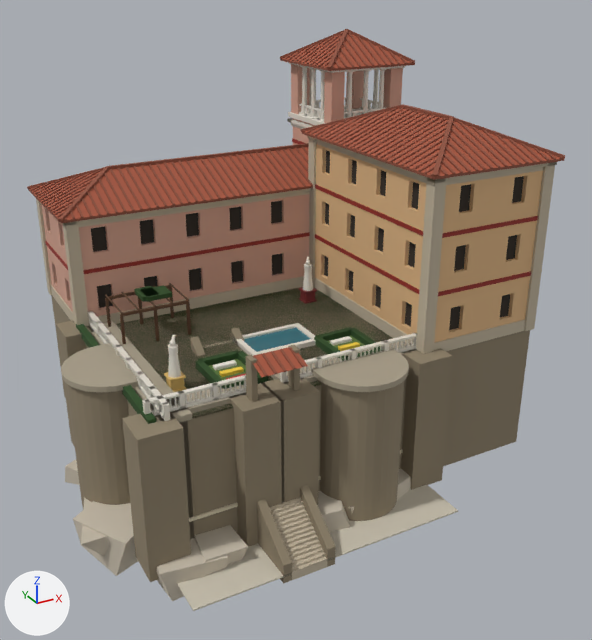
Before and after pictures for a commit that changed the glTF model nero-rome-reader /assets/models/rome/rome_pal_block_c.glb.
Before and after are seen from a camera (50 mm lens) standing at (-27.9, -51.2, 25.6) and looking at (-0.8, -1.9, 0.9). The axes (+X, +Y, +Z) are drawn at lower left. The lights are the same throughout. The older version comes first. Vertices at exactly the same position are counted once.

In view in the first picture: 'rome_pal_block_c'.
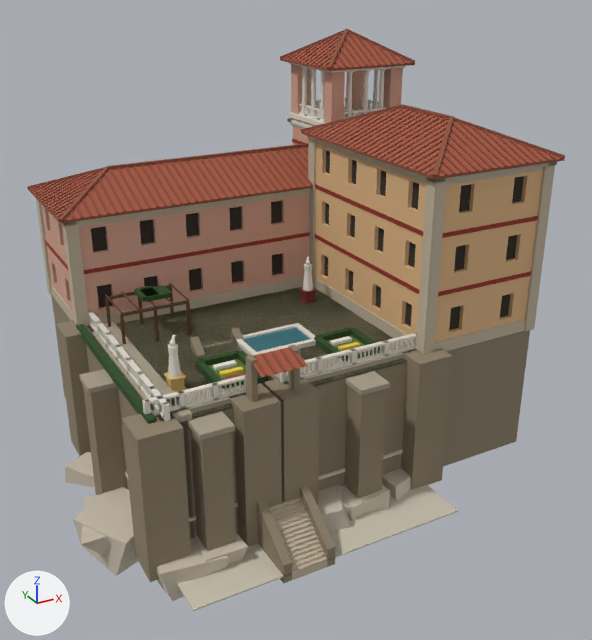
Boxes [x1, y1, x2, y2] around the edits, measured in the pictures (592 x 640 px):
part 1 of me_rome_pal_block_c, added (brown)
    after: [83, 385, 127, 495]
part 2 of me_rome_pal_block_c, added (brown)
    after: [190, 429, 236, 551]
part 3 of me_rome_pal_block_c, added (brown)
    after: [344, 385, 387, 498]
part 4 of me_rome_pal_block_c, added (beige)
    after: [79, 369, 117, 393]
part 5 of me_rome_pal_block_c, added (beige)
    after: [188, 411, 235, 440]
part 6 of me_rome_pal_block_c, added (beige)
    after: [345, 371, 390, 395]
part 7 of me_rome_pal_block_c, deleted (beige)
    before: [61, 343, 138, 392]
part 8 of me_rome_pal_block_c, deleted (brown)
    before: [318, 380, 404, 521]
part 9 of me_rome_pal_block_c, deleted (brown)
    before: [67, 384, 134, 508]
part 10 of me_rome_pal_block_c, deleted (beige)
    before: [312, 349, 409, 392]

Patch to the scene script:
```diff
--- a/nero-rome-reader /assets/models/rome/rome_pal_block_c.glb.py
+++ b/nero-rome-reader /assets/models/rome/rome_pal_block_c.glb.py
@@ mat_gallery_wall @@
+mat_gallery_wall = principled_material('gallery_wall')
+mat_gallery_wall.base_color = (0.214, 0.163, 0.1)  # brown #7f7059
+mat_gallery_wall.roughness = 0.92
@@ mat_gallery_floor @@
+mat_gallery_floor = principled_material('gallery_floor')
+mat_gallery_floor.base_color = (0.187, 0.147, 0.0946)  # brown #786b57
+mat_gallery_floor.roughness = 0.92
@@ me_rome_pal_block_c @@
 # used by ob_rome_pal_block_c; location = (0.0, 0.0, 0.0)
-me_rome_pal_block_c.from_pydata(...)  # 9011 vertices, 11614 faces; spans x -19.5..15.8, y -15.0..15.8, z -11.2..20.2
+me_rome_pal_block_c.from_pydata(...)  # 8907 vertices, 11406 faces; spans x -19.5..15.8, y -15.0..15.8, z -11.2..20.2
+# me_rome_pal_block_c part 1: a new loose piece, a box spanning x -16.8..-14.4, y -3.0..-1.0, z -10.0..-0.4, in mat_tuff (brown #8f826b)
+# me_rome_pal_block_c part 2: a new loose piece, a box spanning x -12.6..-10.7, y -11.8..-9.4, z -10.0..-0.4, in mat_tuff (brown #8f826b)
+# me_rome_pal_block_c part 3: a new loose piece, a box spanning x -1.3..0.6, y -11.8..-9.4, z -10.0..-0.4, in mat_tuff (brown #8f826b)
+# me_rome_pal_block_c part 4: a new loose piece, a box spanning x -16.95..-14.25, y -3.14..-0.86, z -0.45..-0.1, in mat_rock2 (beige #a89e8a)
+# me_rome_pal_block_c part 5: a new loose piece, a box spanning x -12.79..-10.51, y -11.95..-9.25, z -0.45..-0.1, in mat_rock2 (beige #a89e8a)
+# me_rome_pal_block_c part 6: a new loose piece, a box spanning x -1.49..0.79, y -11.95..-9.25, z -0.45..-0.1, in mat_rock2 (beige #a89e8a)
+# me_rome_pal_block_c part 7: the loose piece of 38 vertices spanning x -18.2..-14.1, y -5.2..1.2, z 0.3..0.8 is deleted
+# me_rome_pal_block_c part 8: the loose piece of 38 vertices spanning x -3.3..2.7, y -13.0..-9.1, z -10.0..0.3 is deleted
+# me_rome_pal_block_c part 9: the loose piece of 38 vertices spanning x -18.0..-14.1, y -5.0..1.0, z -10.0..0.3 is deleted
+# me_rome_pal_block_c part 10: the loose piece of 38 vertices spanning x -3.6..2.9, y -13.2..-9.1, z 0.3..0.8 is deleted
+# other edits to the shape of me_rome_pal_block_c do not show in these pictures
 me_rome_pal_block_c.materials.append(mat_tuff)
@@ me_rome_pal_block_c @@
 me_rome_pal_block_c.materials.append(mat_paving)
+me_rome_pal_block_c.materials.append(mat_gallery_wall)  # brown #7f7059
+me_rome_pal_block_c.materials.append(mat_gallery_floor)  # brown #786b57
```
